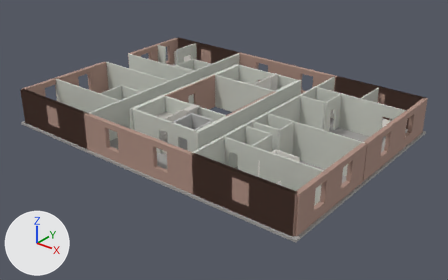
The glTF model game/assets/building/floor_03.glb as it was, and as the next commit left it.
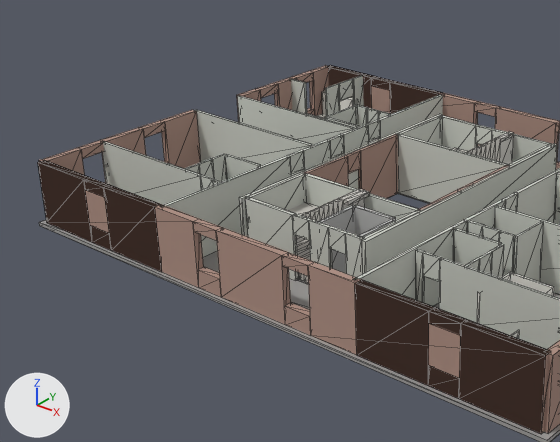
The first picture shows the older version from a 50 mm lens placed at (30.2, -37.3, 28.4), pointed at (0.9, -0.7, 5.7). The close-ups show the older and then the newer version on the part from 0% to 68% of the width and 1% to 86% of the height of that picture. Only the edits that show in the close-ups are written down. Every picture has the same lights, and +X, +Y and +Z are marked at lower left. The close-ups show mesh edges as thin lines. Objects named as collision shapes, trigger or cutter boxes, shadow casters or lower levels of detail are left out. Vertices at exactly the same position are counted once.

The first close-up shows 'F03_furniture-col', 'F03_slabs-col', 'F03_stairs', 'F03_walls-col', 'F03_walls_brick-col', 'F03_walls_conc-col'.
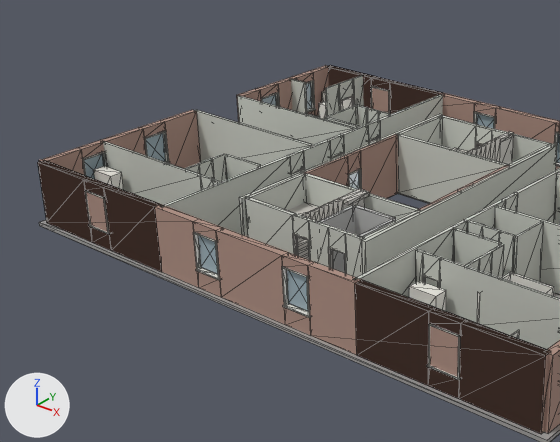
Boxes [x1, y1, x2, y2] around the edits, measured in the close-ups (560 x 442 px):
'F03_glazing-col', added (mostly hidden): after [84, 82, 560, 311]
'F03_trim', added: after [83, 80, 560, 380]
'F03_furniture-col', reshaped (mostly hidden): before [307, 91, 554, 339]; after [94, 91, 554, 339]
part 1 of me_f03_furniture_col, added: after [94, 166, 124, 190]
part 2 of me_f03_furniture_col, added (mostly hidden): after [319, 101, 343, 119]
part 3 of me_f03_furniture_col, added: after [409, 281, 446, 311]

The edits, one by one:
Material 'M_glassish' (mat_m_glassish) is new.
Its base color is (0.35, 0.45, 0.5) (grey #a0b3bc).
Its roughness is 0.12.
me_f03_furniture_col is used by ob_f03_furniture_col; location (0.0, 0.0, 0.0).
me_f03_furniture_col had 206 vertices, 312 faces and spanned x -13.3..12.3, y -9.2..9.2, z 6.4..9.4.
me_f03_furniture_col now has 366 vertices, 564 faces and spans x -13.3..12.3, y -9.2..9.2, z 6.4..9.4.
me_f03_furniture_col part 1: a new loose piece, a box spanning x -13.25..-11.95, y -7.2..-6.58, z 6.4..8.35, in mat_m_trim (white #edebe3).
me_f03_furniture_col part 2: a new loose piece, a box spanning x -11.68..-11.06, y 6.7..8.0, z 6.4..8.35, in mat_m_trim (white #edebe3).
me_f03_furniture_col part 3: a new loose piece, a box spanning x 5.91..7.21, y -7.2..-6.58, z 6.4..8.35, in mat_m_trim (white #edebe3).
Other edits to the shape of me_f03_furniture_col do not show in these pictures.
Mesh me_f03_glazing_col is new.
It has 144 vertices, 216 faces and spans x -13.7..13.7, y -9.7..9.7, z 7.3..8.9.
It uses material mat_m_glassish (grey #a0b3bc).
Mesh me_f03_trim is new.
It has 864 vertices, 1512 faces and spans x -13.9..13.9, y -9.9..9.9, z 6.4..8.9.
It uses material mat_m_trim (white #edebe3).
Object 'F03_glazing-col' (ob_f03_glazing_col) is new; it shows me_f03_glazing_col.
Its location is (0.0, 0.0, 0.0).
Object 'F03_trim' (ob_f03_trim) is new; it shows me_f03_trim.
Its location is (0.0, 0.0, 0.0).
